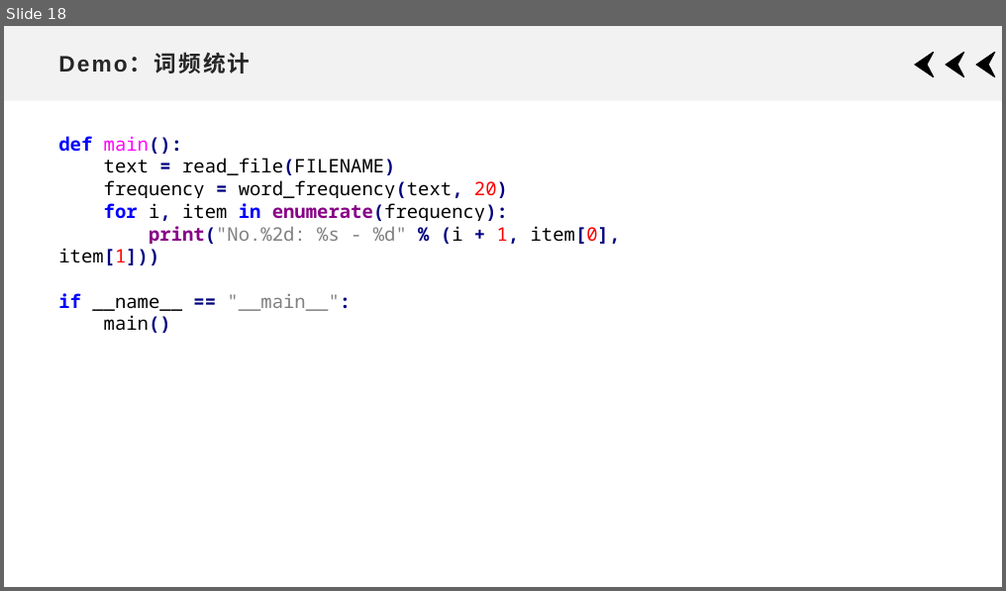
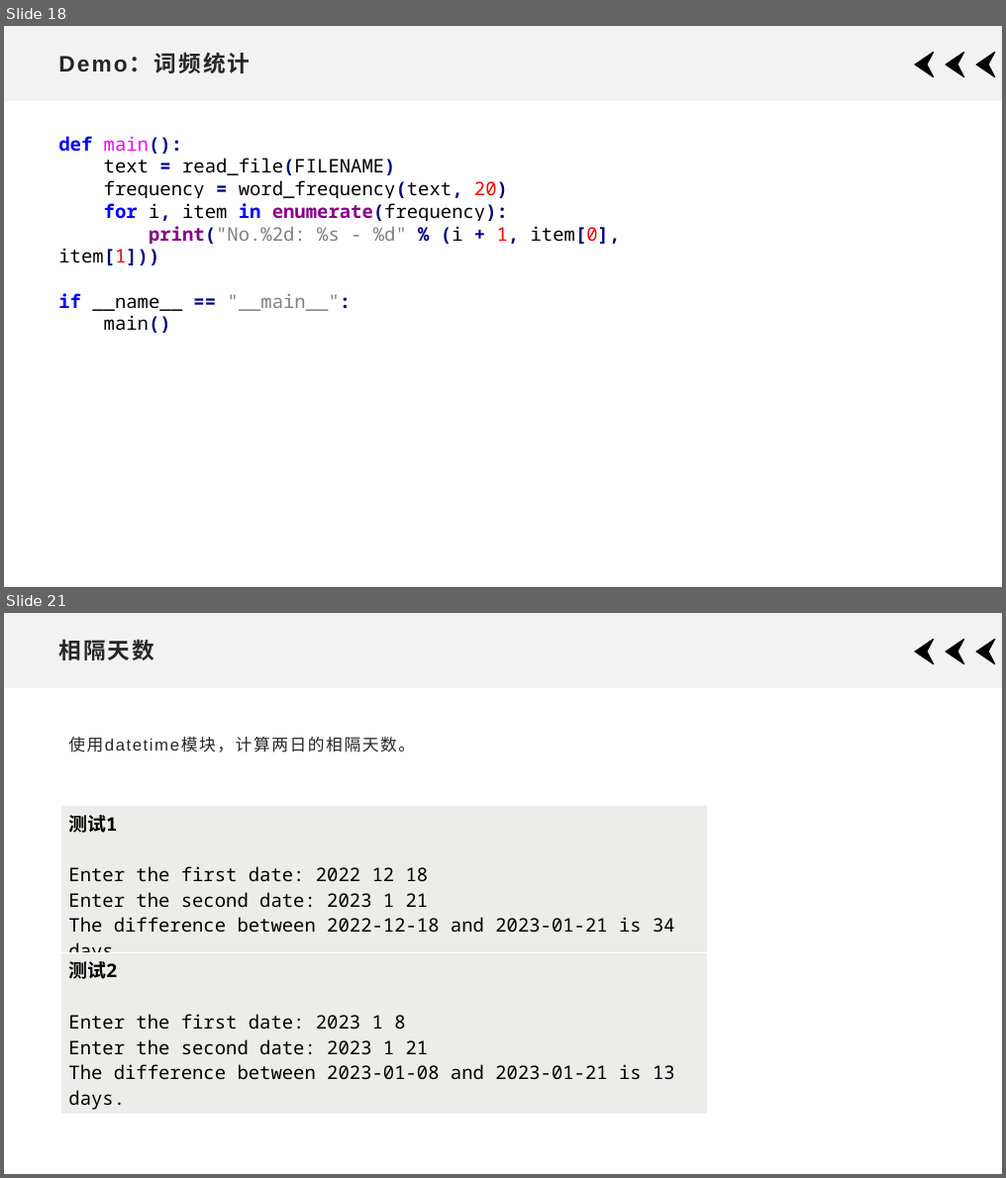
Before and after one commit to xdai02/Python, a slide deck: slides/Chapter6.pptx. Shown one above the other, each under a label of ours: slide 18 before the commit, slides 18 and 21 after it; the slides between them are not shown. The pictures are 1006x591 and 1006x1178 pixels, drawn with LibreOffice and Linux fonts; fonts in the diff are those of the drawing. Boxes give left, top, right and bottom in pixels: in the first picture for what was removed or moved away, otherwise in the second. Text is boxed around its words. In the diff, an @@ line names an element or a change of style, - is before the commit and + after.

```diff
--- a/slides/Chapter6.pptx
+++ b/slides/Chapter6.pptx
@@ slide 21 added at (4,613,1002,1174), background #FFFFFF; not listed: 4 template elements that a slide beside it also shows @@
@@ title added at (58,639,154,661), 21.6 pt, text #262626, bold @@
+相隔天数
@@ text added at (68,737,415,753), 16 pt, text #262626 @@
+使用datetime模块，计算两日的相隔天数。
@@ table added at (61,805,708,967), 1 rows, 1 columns @@
+测试1 / Enter the first date: 2022 12 18 / Enter the second date: 2023 1 21 / The difference between 2022-12-18 and 2023-01-21 is 34 days.
@@ table added at (61,953,708,1114), 1 rows, 1 columns @@
+测试2 / Enter the first date: 2023 1 8 / Enter the second date: 2023 1 21 / The difference between 2023-01-08 and 2023-01-21 is 13 days.
```
Also in this commit, not shown: 4 other slides added, 7 other files.
